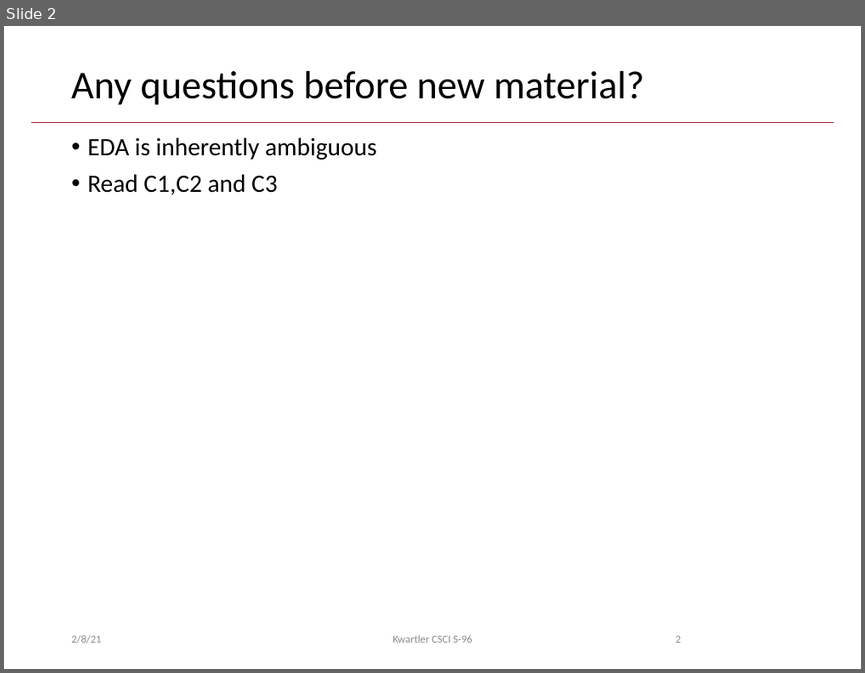
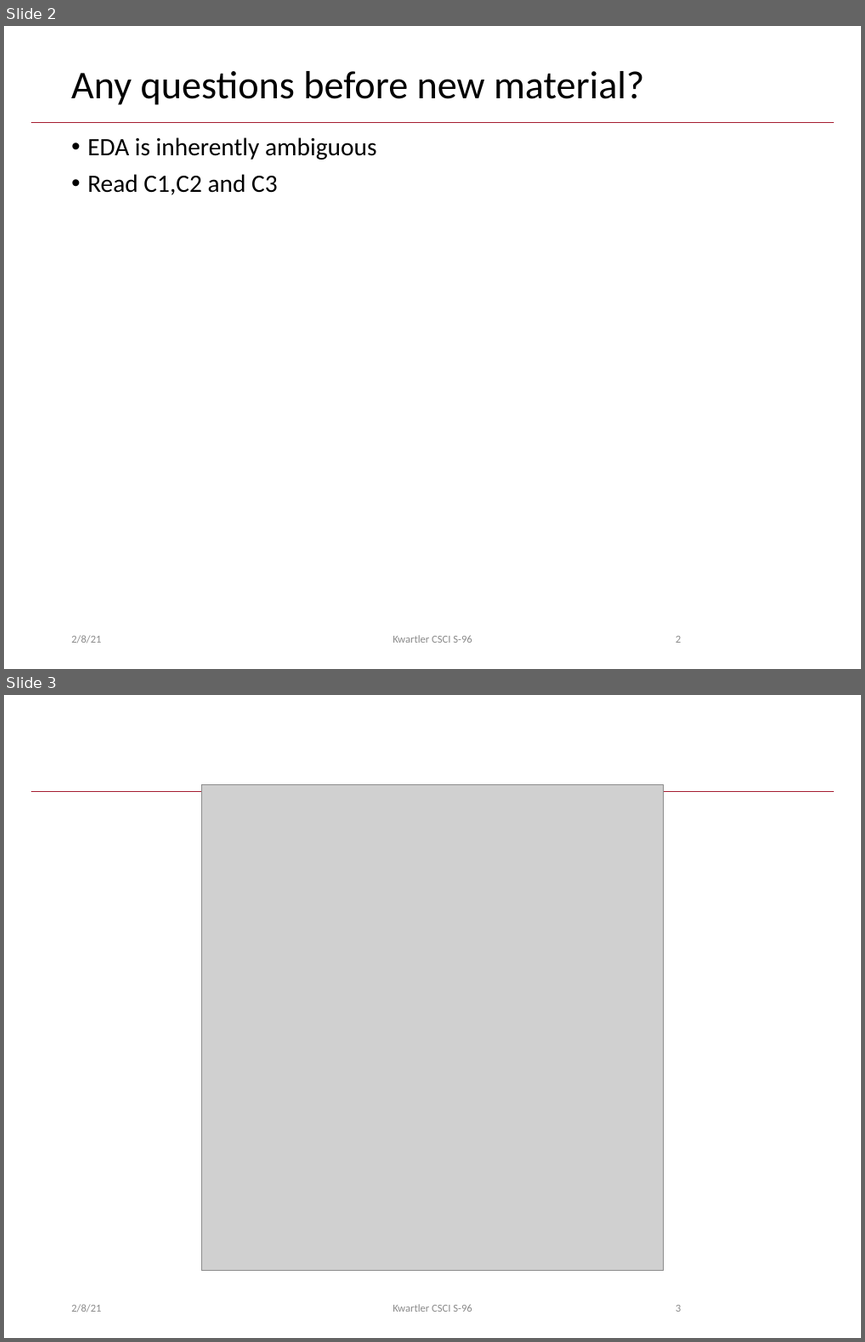
Before and after one commit to kwartler/Harvard_DataMining_Business_Student, a slide deck: Lessons/C_ModelingProcess_DataPrep/DM_Workflow_Preprocessing.pptx. Shown one above the other, each under a label of ours: slide 2 before the commit, slides 2 and 3 after it. The pictures are 865x673 and 865x1342 pixels, drawn with LibreOffice and Linux fonts; fonts in the diff are those of the drawing; grey boxes stand for pictures; background and template pictures are left out. Boxes give left, top, right and bottom in pixels: in the first picture for what was removed or moved away, otherwise in the second. Text is boxed around its words. In the diff, an @@ line names an element or a change of style, - is before the commit and + after.

Commit message:
update

```diff
--- a/Lessons/C_ModelingProcess_DataPrep/DM_Workflow_Preprocessing.pptx
+++ b/Lessons/C_ModelingProcess_DataPrep/DM_Workflow_Preprocessing.pptx
@@ slide 3 added at bbox=[4, 695, 861, 1338], background #FFFFFF; not listed: 1 template element that a slide beside it also shows @@
@@ picture added at bbox=[202, 785, 663, 1270] @@
@@ text added at bbox=[71, 1304, 101, 1311], 9 pt, text #8C8C8C @@
+2/8/21
@@ text added at bbox=[392, 1304, 472, 1311], 9 pt, text #8C8C8C @@
+Kwartler CSCI S-96
@@ page number added at bbox=[676, 1304, 681, 1311], 9 pt, text #8C8C8C @@
+3
```
Also in this commit, not shown: 8 slides changed.
